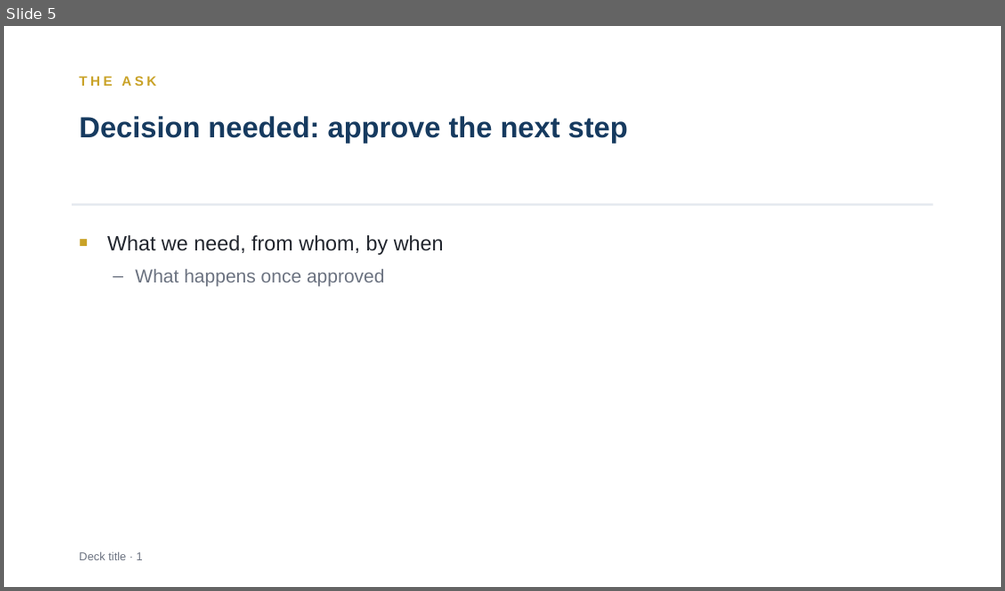
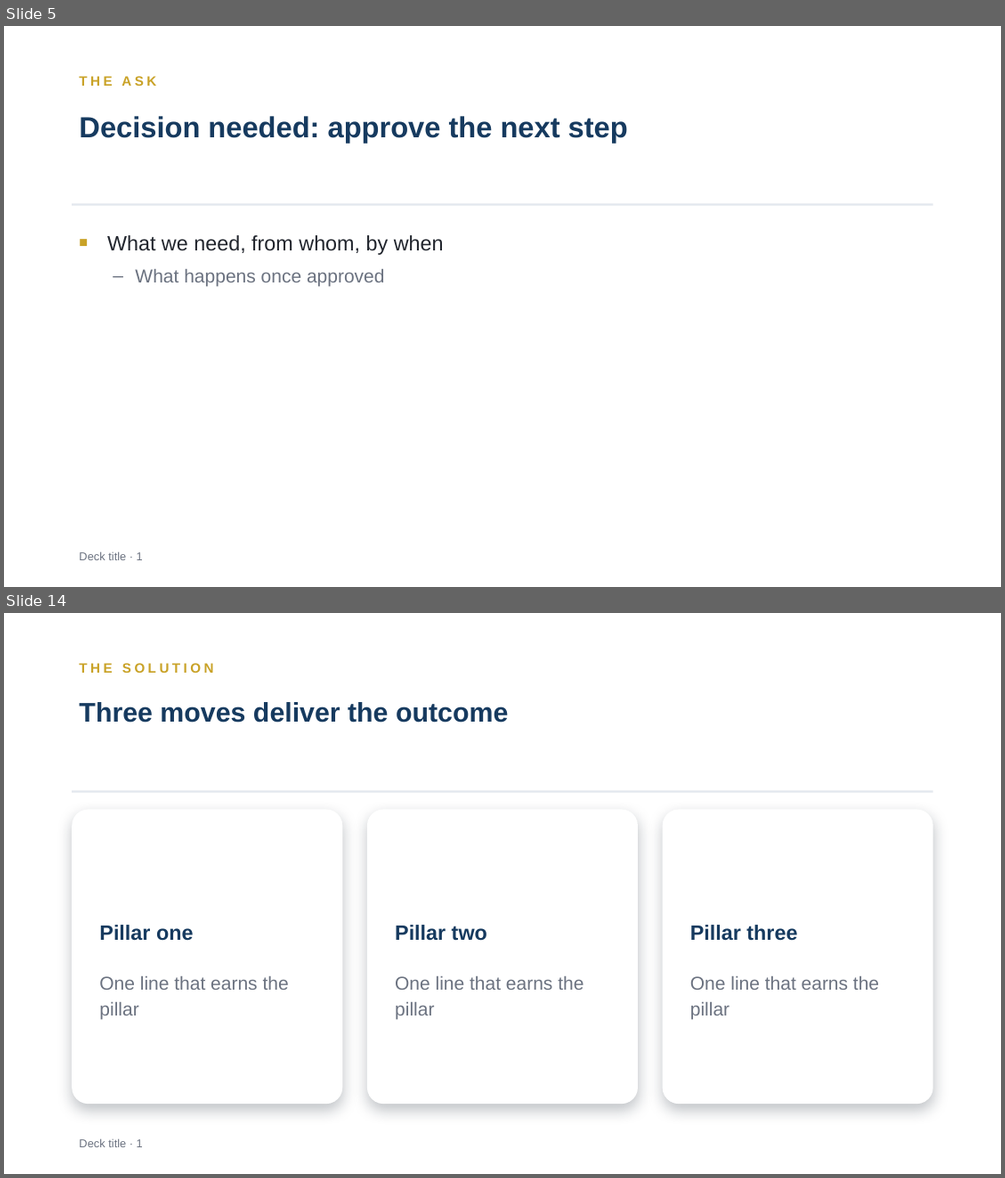
Before and after one commit to mthanhlm/vibe-production, a slide deck: skills/slide/assets/template.pptx. Shown one above the other, each under a label of ours: slide 5 before the commit, slides 5 and 14 after it; the slides between them are not shown. The pictures are 1005x591 and 1005x1178 pixels, drawn with LibreOffice and Linux fonts; fonts in the diff are those of the drawing. Boxes give left, top, right and bottom in pixels: in the first picture for what was removed or moved away, otherwise in the second. Text is boxed around its words. In the diff, an @@ line names an element or a change of style, - is before the commit and + after.

```diff
--- a/skills/slide/assets/template.pptx
+++ b/skills/slide/assets/template.pptx
@@ slide 14 added at (4,613,1001,1174), background #FFFFFF @@
@@ text added at (79,663,214,673), 13 pt, text #C9A227, bold @@
+THE SOLUTION
@@ text added at (79,702,508,722), 26 pt, text #163A5F, bold @@
+Three moves deliver the outcome
@@ rectangle added at (72,790,933,793), fill #E3E7EE @@
@@ rounded rectangle added at (72,809,343,1103), fill #FFFFFF @@
@@ rounded rectangle added at (367,809,638,1103), fill #FFFFFF @@
@@ rounded rectangle added at (663,809,933,1103), fill #FFFFFF @@
@@ text added at (99,925,194,941), 20 pt, text #163A5F, bold @@
+Pillar one
@@ text added at (395,925,487,941), 20 pt, text #163A5F, bold @@
+Pillar two
@@ text added at (690,925,797,941), 20 pt, text #163A5F, bold @@
+Pillar three
@@ text added at (99,976,289,1020), 18 pt, text #6B7280 @@
+One line that earns the pillar
@@ text added at (395,976,583,1020), 18 pt, text #6B7280 @@
+One line that earns the pillar
@@ text added at (690,976,879,1020), 18 pt, text #6B7280 @@
+One line that earns the pillar
@@ text added at (79,1139,143,1147), 11 pt, text #6B7280 @@
+Deck title · 1
```
Also in this commit, not shown: 11 other slides added, 25 other files.
